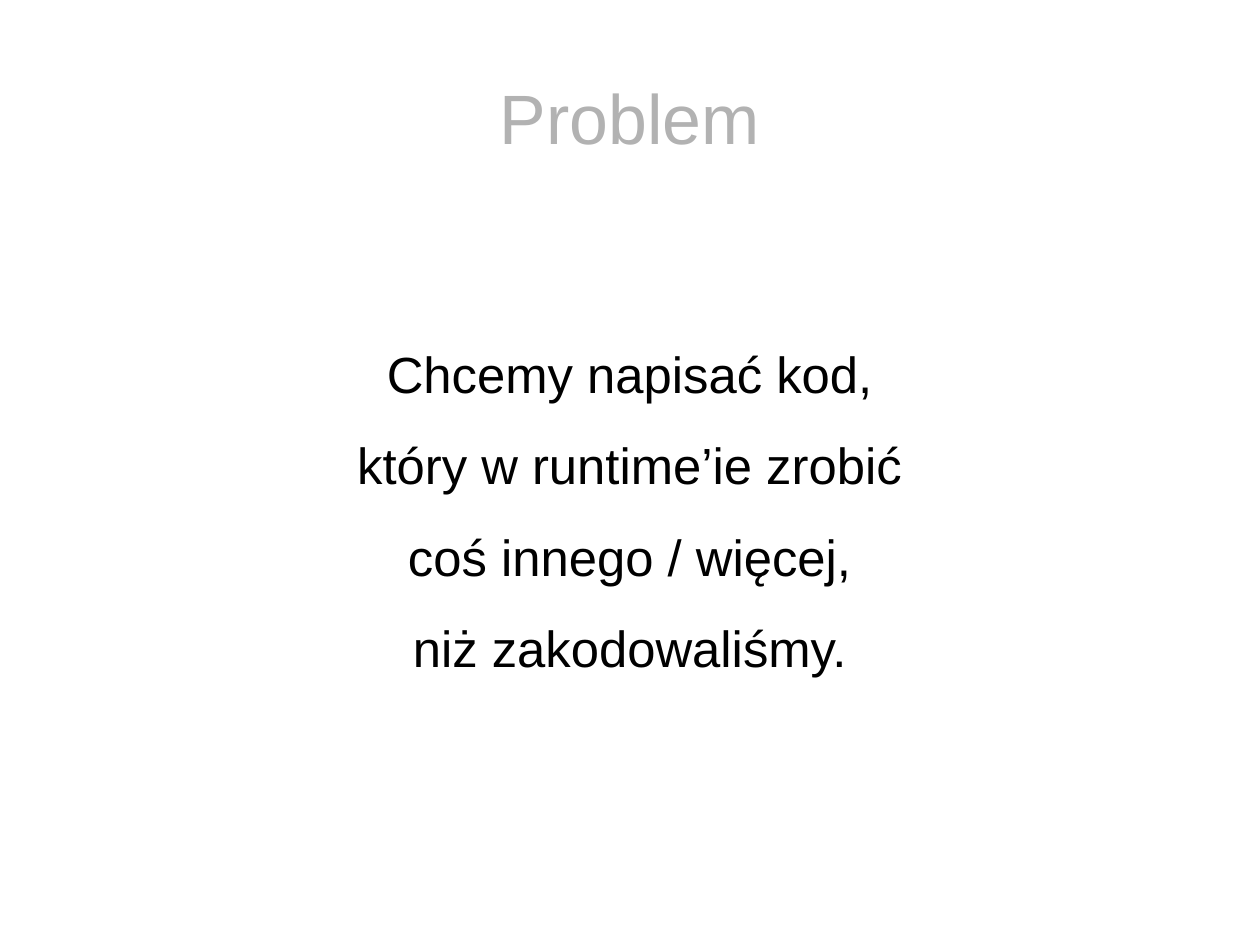
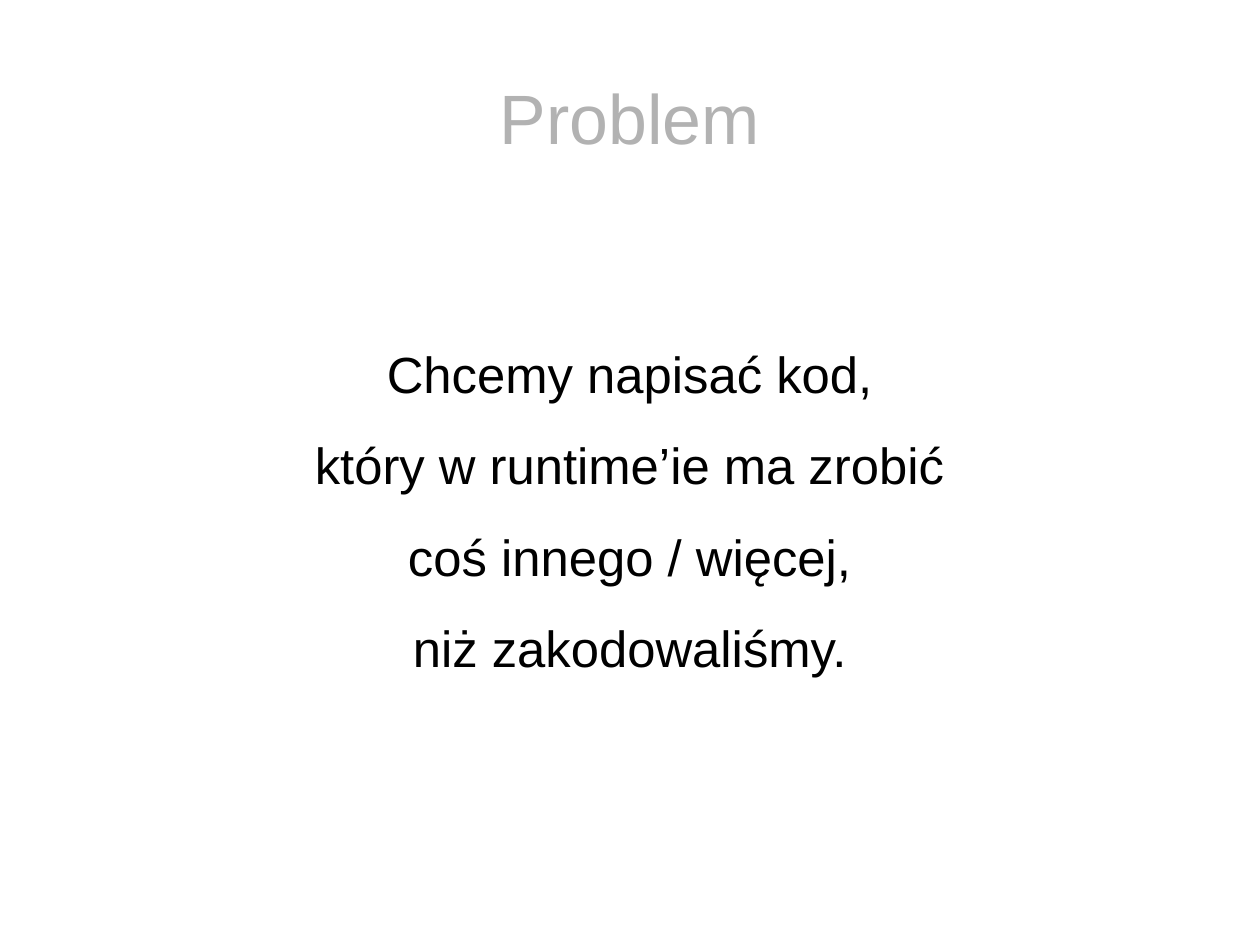
Before and after one commit to tirpitz-verus/bytebuddy-agent-presentation, a slide deck: slide 5 of slides.odp (slide 4 before the commit). Drawn at 1260x945 pixels with LibreOffice and Linux fonts; fonts in the diff are those of the drawing. Boxes give left, top, right and bottom in pixels: in the first picture for what was removed or moved away, otherwise in the second. Text is boxed around its words. In the diff, an @@ line names an element or a change of style, - is before the commit and + after.

```diff
--- a/slides.odp
+++ b/slides.odp
@@ subtitle at <box>315,446,943,495</box>: text changed @@
-który w runtime’ie zrobić
+który w runtime’ie ma zrobić
```
Also in this commit, not shown: 1 slide added.
